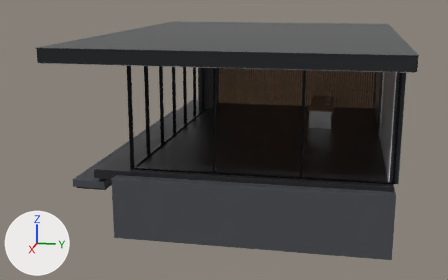
A saved change to the glTF model public/models/pavilion/pavilion.glb.
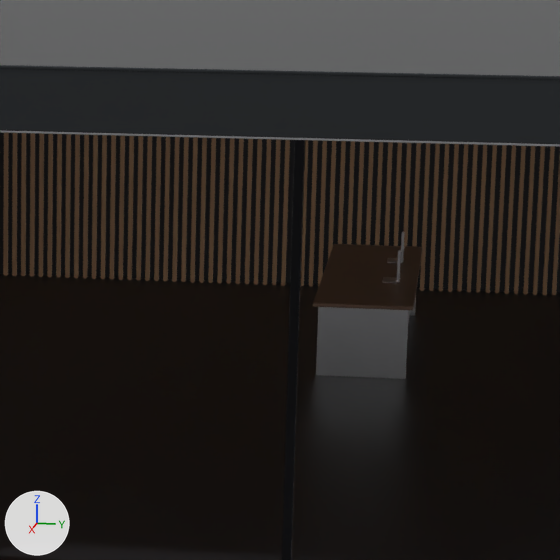
Old and new are each drawn whole from a 50 mm lens placed at (25.02, 3.24, 7.77), pointed at (1.42, -1.48, 1.87) and again close up on the part from 52% to 82% of the width and 13% to 62% of the height. The lights are fixed; the arrows at lower left show +X, +Y and +Z. The last two pictures show the newer version. Vertices at exactly the same position are counted once.

In view in the first close-up: 'pavilion'.
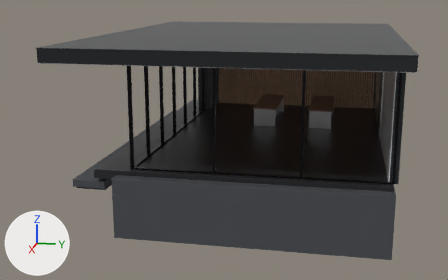
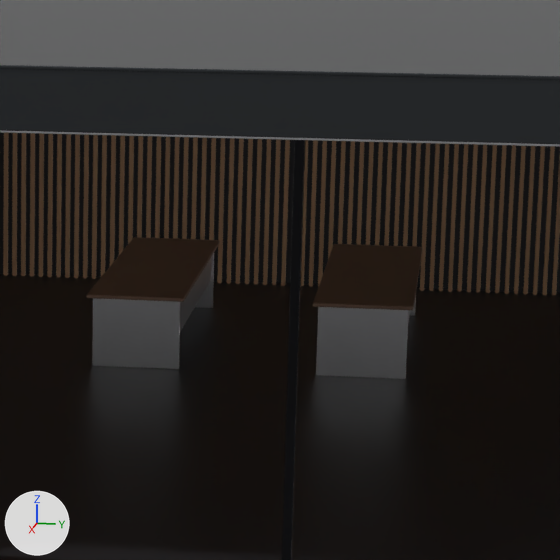
Pixel boxes (x1, y1, x2, y2) of what changed, in the close-ups (560 x 560 px):
part 1 of me_plinth, added
    after: (195, 253, 214, 308)
part 2 of me_plinth, added
    after: (92, 299, 181, 369)
part 3 of me_plinth, added
    after: (180, 257, 212, 332)
part 4 of me_plinth, added
    after: (86, 237, 220, 302)
part 5 of me_plinth, deleted
    before: (382, 277, 400, 283)
part 6 of me_plinth, deleted
    before: (397, 250, 401, 280)
part 7 of me_plinth, deleted
    before: (387, 258, 404, 263)
part 8 of me_plinth, deleted
    before: (401, 232, 405, 261)

The change, as a list of edits to the scene's bpy script:
```text
Change me_plinth:
    used by ob_pavilion; location = (0.7, 0.45, 0.99)
    remove me_plinth.from_pydata(...)  # 8486 vertices, 16124 faces; spans x -7.12..7.52, y -6.17..4.57, z -0.99..5.08
    add me_plinth.from_pydata(...)  # 8598 vertices, 16340 faces; spans x -7.12..7.52, y -6.17..4.57, z -0.99..5.08
    me_plinth part 1: the loose piece of 56 vertices spanning x -4.38..-4.34, y 1.3..2.2, z 1.14..1.87 is copied, and the copy is moved by (0.0, -2.3, 0.0); it spans x -4.38..-4.34, y -1.0..-0.1, z 1.14..1.87
    me_plinth part 2: the loose piece of 56 vertices spanning x -1.06..-1.02, y 1.3..2.2, z 1.14..1.87 is copied, and the copy is moved by (0.0, -2.3, 0.0); it spans x -1.06..-1.02, y -1.0..-0.1, z 1.14..1.87
    me_plinth part 3: the loose piece of 56 vertices spanning x -4.3..-1.1, y 2.16..2.18, z 1.48..1.8 is copied, and the copy is moved by (0.0, -2.3, 0.0); it spans x -4.3..-1.1, y -0.14..-0.12, z 1.48..1.8
    me_plinth part 4: the loose piece of 56 vertices spanning x -4.5..-0.9, y 1.25..2.25, z 1.87..1.91 is copied, and the copy is moved by (0.0, -2.3, 0.0); it spans x -4.5..-0.9, y -1.05..-0.05, z 1.87..1.91
    me_plinth part 5: the loose piece of 56 vertices spanning x -2.43..-2.17, y 1.89..2.07, z 1.91..1.92 is deleted
    me_plinth part 6: the loose piece of 56 vertices spanning x -2.33..-2.27, y 2.03..2.07, z 1.9..2.23 is deleted
    me_plinth part 7: the loose piece of 56 vertices spanning x -3.63..-3.37, y 1.89..2.07, z 1.91..1.92 is deleted
    me_plinth part 8: the loose piece of 56 vertices spanning x -3.53..-3.47, y 2.03..2.07, z 1.9..2.23 is deleted
    other edits to the shape of me_plinth do not show in these pictures
```
